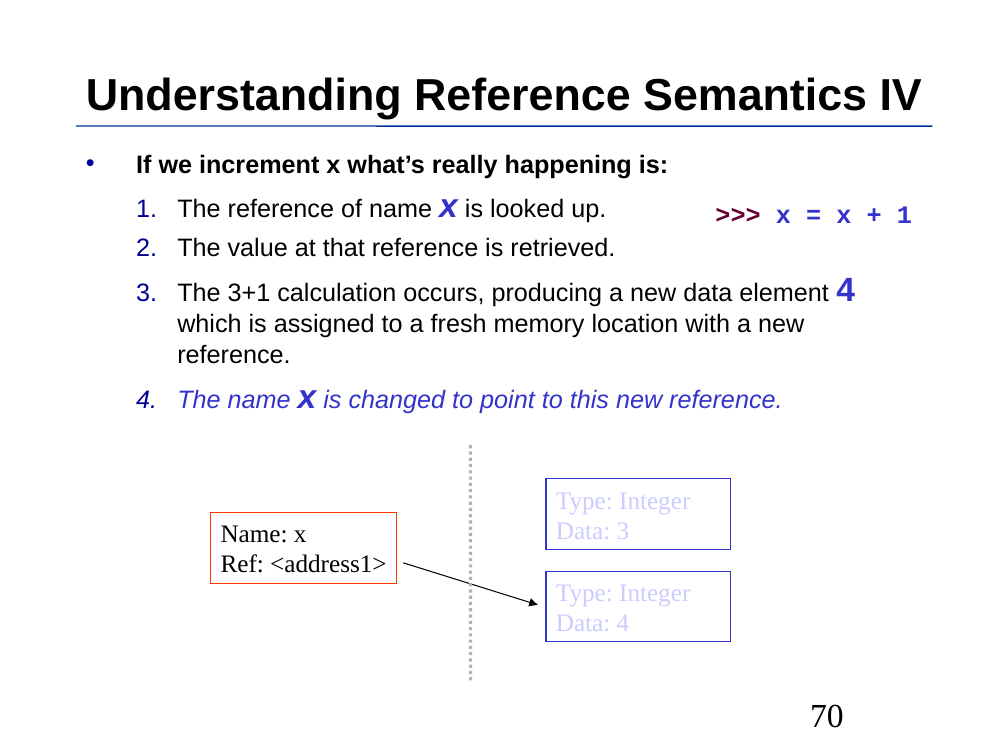
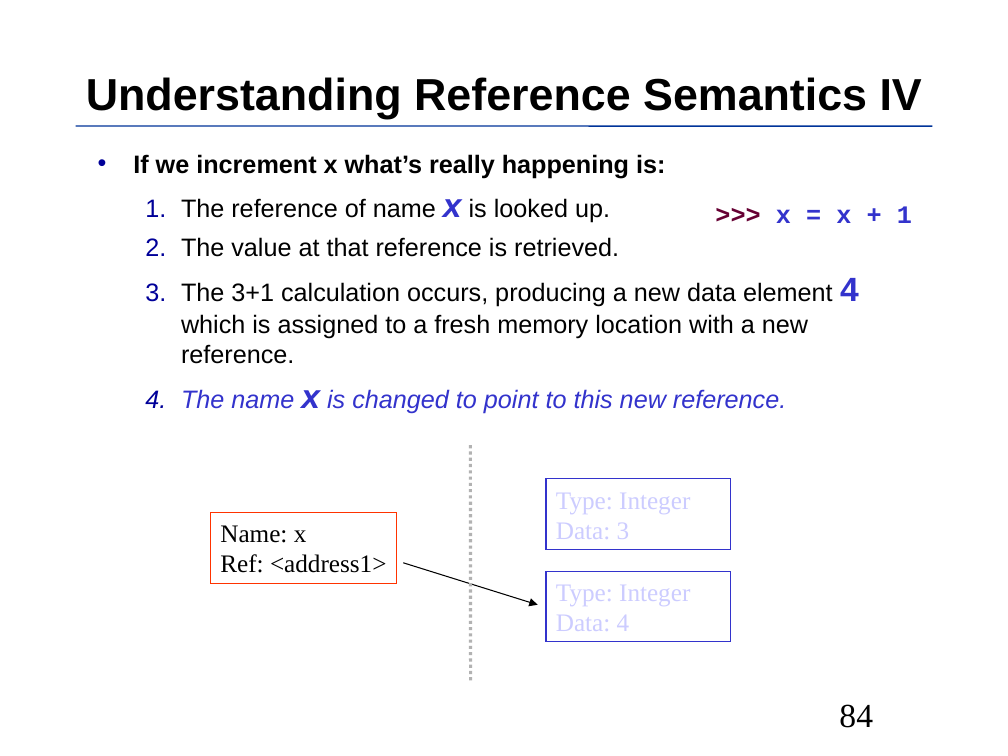
Before and after one commit to MPIDS/Python-Course, a slide deck: slide 84 of 01-basics/Talk/Python-Introduction.odp (slide 70 before the commit). Drawn at 1008x756 pixels with LibreOffice and Linux fonts; fonts in the diff are those of the drawing. Boxes give left, top, right and bottom in pixels: in the first picture for what was removed or moved away, otherwise in the second. Text is boxed around its words. In the diff, an @@ line names an element or a change of style, - is before the commit and + after.

```diff
--- a/01-basics/Talk/Python-Introduction.odp
+++ b/01-basics/Talk/Python-Introduction.odp
@@ text "If we increment x what’s ..." at (133, 154, 859, 413): indent changed @@
@@ line removed from (76, 126) to (932, 126) @@
@@ freeform shape added at (76, 126, 932, 126), outline #003399 0.99 pt @@
@@ free ">>> x = x + ...": place and size @@
-free ">>> x = x + ..." at (776, 206, 912, 223)
+free ">>> x = x + ..." at (655, 194, 966, 294)
@@ rectangle removed at (211, 512, 397, 583) @@
-Name: x
-Ref: <address1>
@@ freeform shape added at (211, 512, 397, 583), outline #FF3300 0.74 pt, 18 pt, text #000000 @@
+Name: x
+Ref: <address1>
@@ page number at (839, 704, 873, 728): text changed @@
-70
+84
```
Also in this commit, not shown: 104 other slides changed, 5 slides added, 4 other files.
